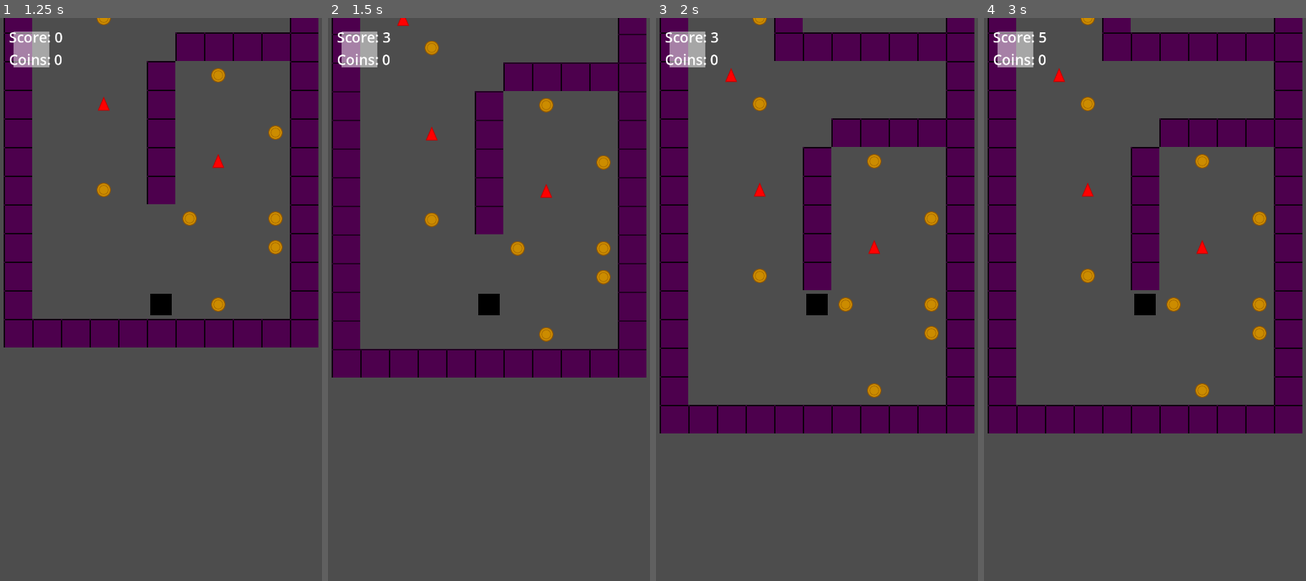
Above: before the commit, frames 1-4 (left to right).
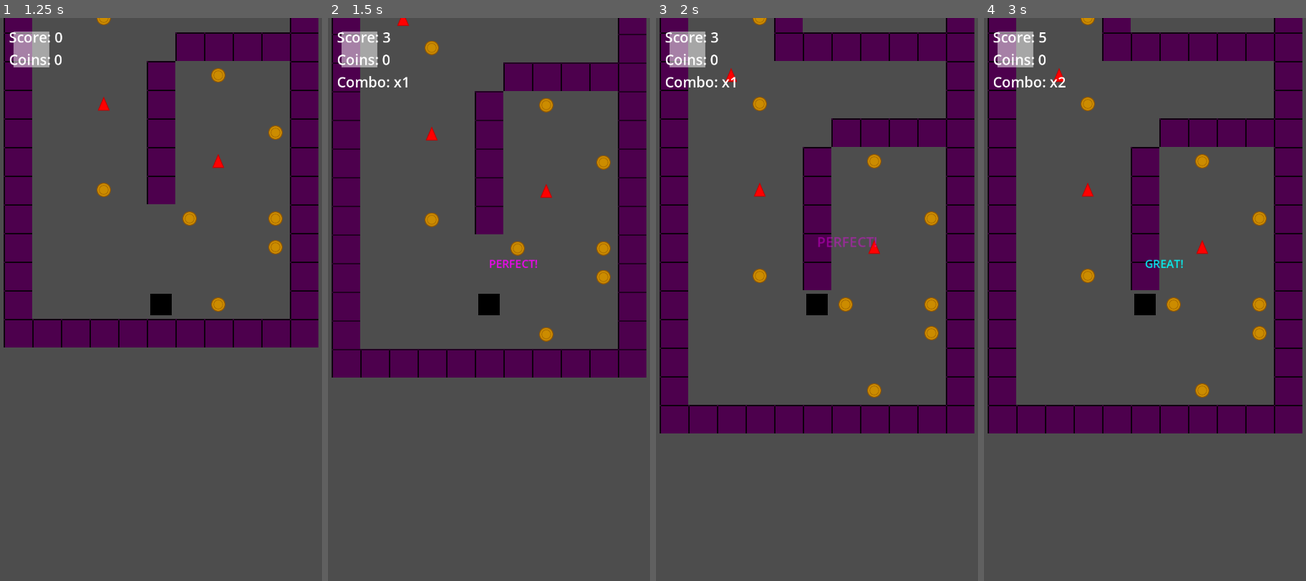
Above: after the commit, the same moments.

Repository: rubiconRiver/tomb-of-the-mask-clone
Game: Godot game, scene res://scenes/main.tscn
Two runs of this game, one before a commit and one after it. Both use one fixed random seed, a clock stepped at 60 frames per second and the inputs below.
Inputs (mouse positions are in pixels of both pictures, inside the frame that each line leads up to):
- Up to frame 1 (1.25 s): tap Enter at 0.5 s; move the mouse to (231, 276) at 0.52 s; hold Up (ui_up) from 0.53 s (still down); click (231, 276) at 0.67 s
- Up to frame 2 (1.5 s): release Up (ui_up) at 1.25 s; drag from (424, 333) to (546, 74) at 1.27 s
- Up to frame 3 (2 s): no input
- Up to frame 4 (3 s): move the mouse to (1177, 175) at 2.02 s; hold Up (ui_up) 2.03-2.75 s; tap Space at 2.75 s; drag from (1128, 417) to (1087, 102) at 2.77 s

Frame 1 is identical in both runs. In frame 2, 0.3% of the frame differs, in the area x 2-65%, y 10-45%; in frame 3, 0.3%, in the area x 2-69%, y 10-41%; in frame 4, 0.3%.

Commit message:
timing display

Diff:
--- a/scenes/main.tscn
+++ b/scenes/main.tscn
@@ -24,6 +24,15 @@
 offset_right = 220.0
 offset_bottom = 110.0
 text = "Coins: 0"
+label_settings = SubResource("1")
+
+[node name="ComboLabel" type="Label" parent="UILayer"]
+visible = false
+offset_left = 20.0
+offset_top = 120.0
+offset_right = 220.0
+offset_bottom = 160.0
+text = "Combo: x0"
 label_settings = SubResource("1")
 
 [node name="GameOverPanel" type="Panel" parent="UILayer"]
--- a/scripts/GameManager.gd
+++ b/scripts/GameManager.gd
@@ -5,6 +5,7 @@
 var level_generator_scene = preload("res://scenes/levels/LevelGenerator.tscn")
 var beat_indicator_script = preload("res://scripts/ui/BeatIndicator.gd")
 var style_score_manager_script = preload("res://scripts/ui/StyleScoreManager.gd")
+var timing_feedback_script = preload("res://scripts/ui/TimingFeedback.gd")
 
 var player: Player
 var level_generator: LevelGenerator
@@ -24,6 +25,7 @@
 @onready var ui_layer = $UILayer
 @onready var score_label = $UILayer/ScoreLabel
 @onready var coins_label = $UILayer/CoinsLabel
+@onready var combo_label = $UILayer/ComboLabel
 @onready var game_over_panel = $UILayer/GameOverPanel
 @onready var beat_audio: AudioStreamPlayer
 
@@ -37,6 +39,7 @@
 	style_score_manager = style_score_manager_script.new()
 	add_child(style_score_manager)
 	style_score_manager.timing_calculated.connect(_on_timing_calculated)
+	style_score_manager.combo_changed.connect(_on_combo_changed)
 
 	setup_camera()
 	setup_beat_indicator()
@@ -190,10 +193,42 @@
 		score_label.text = "Score: " + str(score)
 	if coins_label:
 		coins_label.text = "Coins: " + str(coins)
+	if combo_label and style_score_manager:
+		if style_score_manager.combo_count > 0:
+			combo_label.text = "Combo: x" + str(style_score_manager.combo_count)
+			combo_label.visible = true
+		else:
+			combo_label.visible = false
 
 func restart_game():
 	start_game()
 
 func _on_timing_calculated(quality: int, multiplier: float):
-	# This will be used for visual feedback in Stage 4
-	pass
+	# Create visual feedback
+	if player and ui_layer:
+		# Since we're using a CanvasLayer for UI, we need to position relative to game viewport
+		# The game is designed for 720x1280, and player should be centered
+		var screen_pos = Vector2(360, 640)  # Center of design resolution
+
+		# Setup feedback based on quality
+		var colors = {
+			StyleScoreManager.TimingQuality.PERFECT: Color(1.0, 0.0, 1.0), # Magenta
+			StyleScoreManager.TimingQuality.GREAT: Color(0.0, 1.0, 1.0),   # Cyan
+			StyleScoreManager.TimingQuality.GOOD: Color(0.0, 1.0, 0.0),    # Green
+			StyleScoreManager.TimingQuality.OFF_BEAT: Color(0.5, 0.5, 0.5)  # Gray
+		}
+
+		var texts = {
+			StyleScoreManager.TimingQuality.PERFECT: "PERFECT!",
+			StyleScoreManager.TimingQuality.GREAT: "GREAT!",
+			StyleScoreManager.TimingQuality.GOOD: "Good!",
+			StyleScoreManager.TimingQuality.OFF_BEAT: ""
+		}
+
+		if quality != StyleScoreManager.TimingQuality.OFF_BEAT:
+			var feedback = timing_feedback_script.new()
+			ui_layer.add_child(feedback)
+			feedback.setup(texts[quality], colors[quality], screen_pos + Vector2(0, -100))
+
+func _on_combo_changed(new_combo: int):
+	update_ui()
--- /dev/null
+++ b/scripts/ui/TimingFeedback.gd
@@ -0,0 +1,35 @@
+extends Label
+class_name TimingFeedback
+
+var velocity = Vector2(0, -100)
+var lifetime = 1.0
+var elapsed = 0.0
+
+func setup(text: String, color: Color, start_position: Vector2):
+	self.text = text
+	self.modulate = color
+	self.position = start_position
+
+	# Basic text settings
+	add_theme_font_size_override("font_size", 24)
+
+func _ready():
+	# Center the text
+	pivot_offset = size / 2
+
+func _process(delta):
+	elapsed += delta
+
+	# Move upward
+	position += velocity * delta
+
+	# Fade out
+	modulate.a = 1.0 - (elapsed / lifetime)
+
+	# Scale effect
+	var scale_factor = 1.0 + (elapsed * 0.5)
+	scale = Vector2(scale_factor, scale_factor)
+
+	# Remove when done
+	if elapsed >= lifetime:
+		queue_free()
